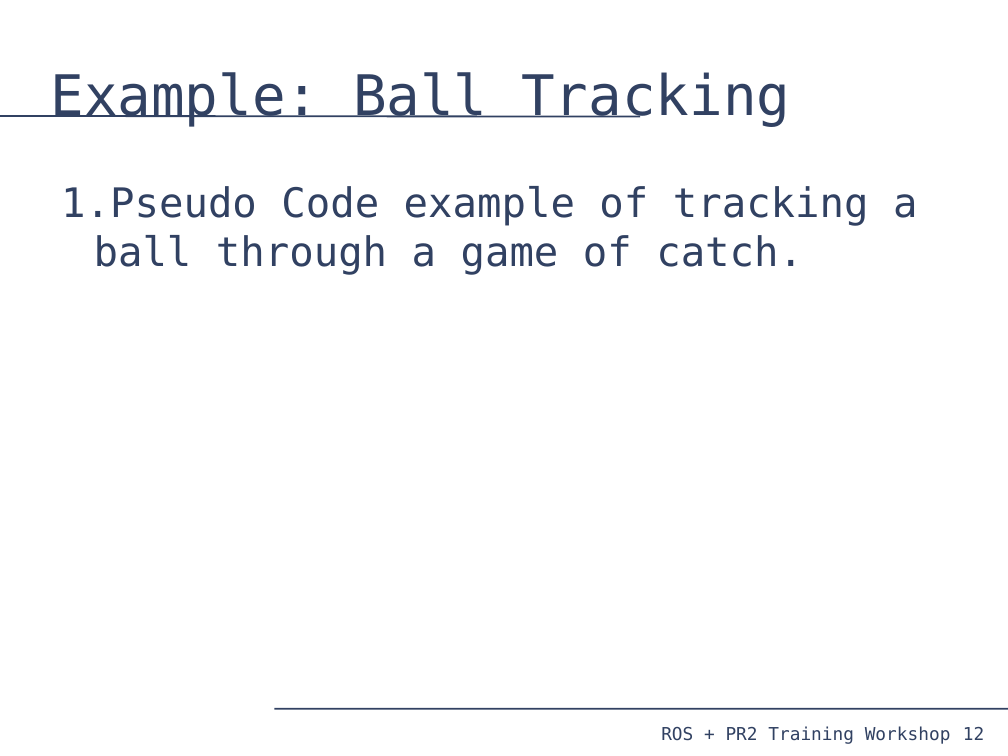
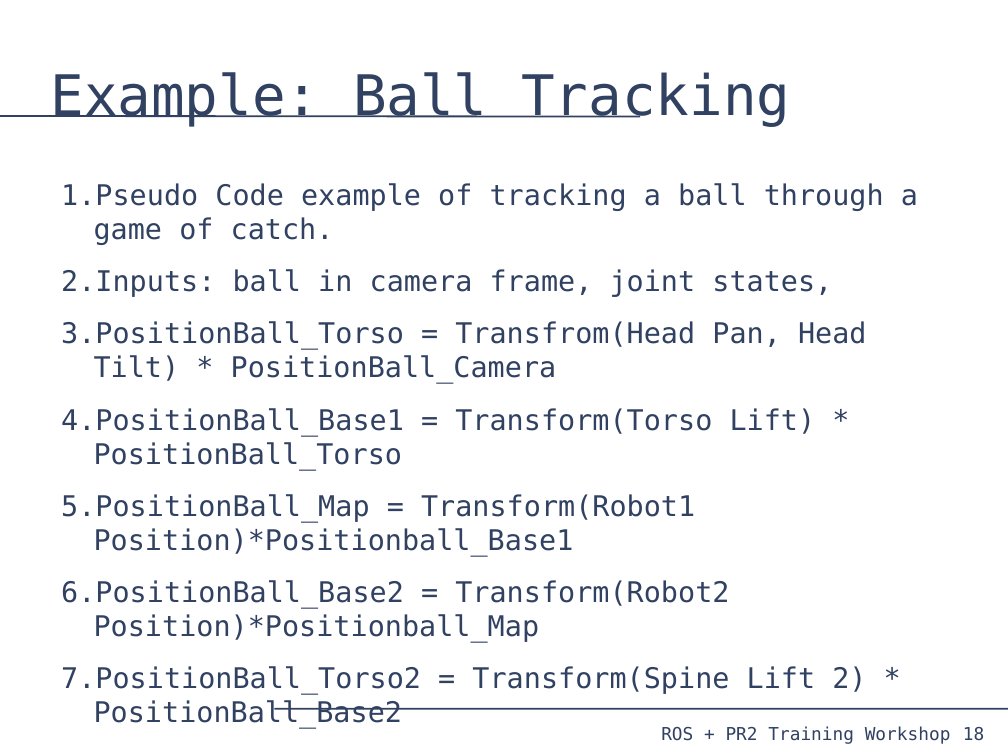
Before and after one commit to PR2/pr2_docs, a slide deck: slide 18 of pr2_training_workshop/tf/tf_training.odp (slide 12 before the commit). Drawn at 1008x756 pixels with LibreOffice and Linux fonts; fonts in the diff are those of the drawing. Boxes give left, top, right and bottom in pixels: in the first picture for what was removed or moved away, otherwise in the second. Text is boxed around its words. In the diff, an @@ line names an element or a change of style, - is before the commit and + after.

```diff
--- a/pr2_training_workshop/tf/tf_training.odp
+++ b/pr2_training_workshop/tf/tf_training.odp
@@ text at <box>61,183,918,245</box>: size 32 to 22.4 pt in "Pseudo Code example of tracking a ball ..." @@
@@ text at <box>61,269,867,694</box>: paragraphs added @@
+2. Inputs: ball in camera frame, joint states,
+3. PositionBall_Torso = Transfrom(Head Pan, Head Tilt) * PositionBall_Camera
+4. PositionBall_Base1 = Transform(Torso Lift) * PositionBall_Torso
+5. PositionBall_Map = Transform(Robot1 Position)*Positionball_Base1
+6. PositionBall_Base2 = Transform(Robot2 Position)*Positionball_Map
+7. PositionBall_Torso2 = Transform(Spine Lift 2) * PositionBall_Base2
@@ page number at <box>963,727,984,741</box>: text changed @@
-12
+18
```
Also in this commit, not shown: 10 slides added, 1 slide removed.
